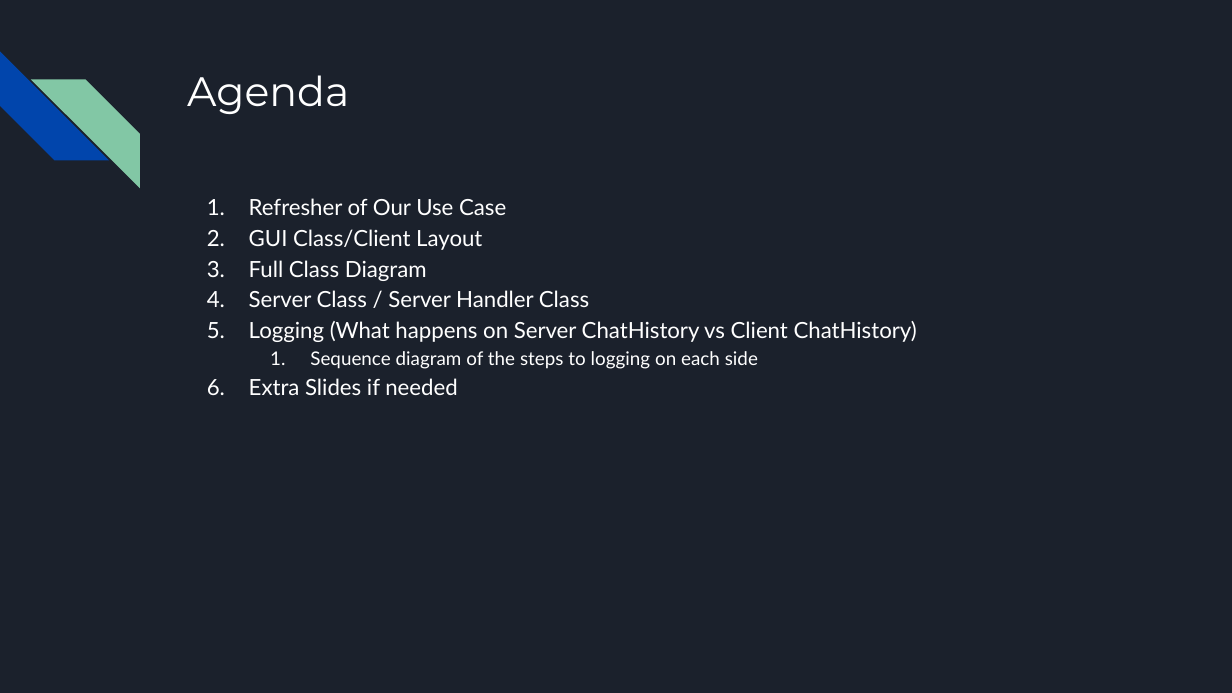
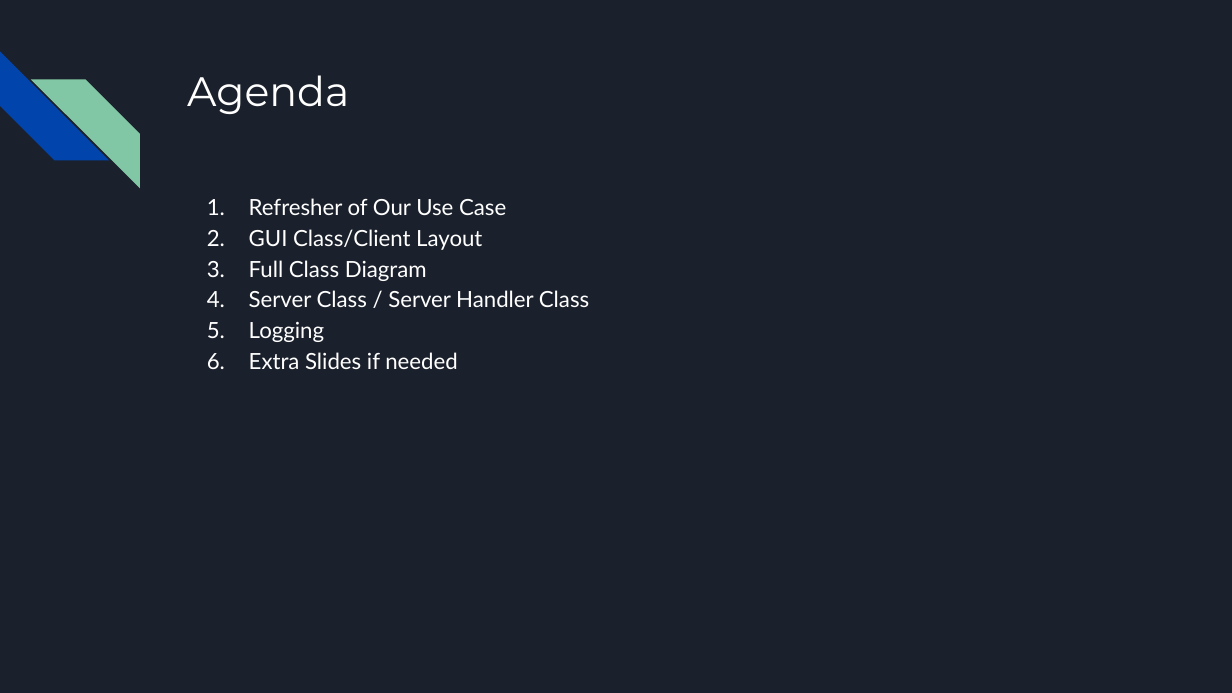
Before and after one commit to R3r3zzed/Comms-Project, a slide deck: slide 2 of Design/Comms Project Design.pptx. Drawn at 1232x693 pixels with LibreOffice and Linux fonts; fonts in the diff are those of the drawing. Boxes give left, top, right and bottom in pixels: in the first picture for what was removed or moved away, otherwise in the second. Text is boxed around its words. In the diff, an @@ line names an element or a change of style, - is before the commit and + after.

Commit message:
updating presentation

```diff
--- a/Design/Comms Project Design.pptx
+++ b/Design/Comms Project Design.pptx
@@ text at [249, 321, 324, 342]: text changed @@
-5. Logging (What happens on Server ChatHistory vs Client ChatHistory)
-  1. Sequence diagram of the steps to logging on each side
+5. Logging
```
Also in this commit, not shown: 3 other slides changed, 1 slide added, 2 other files.
